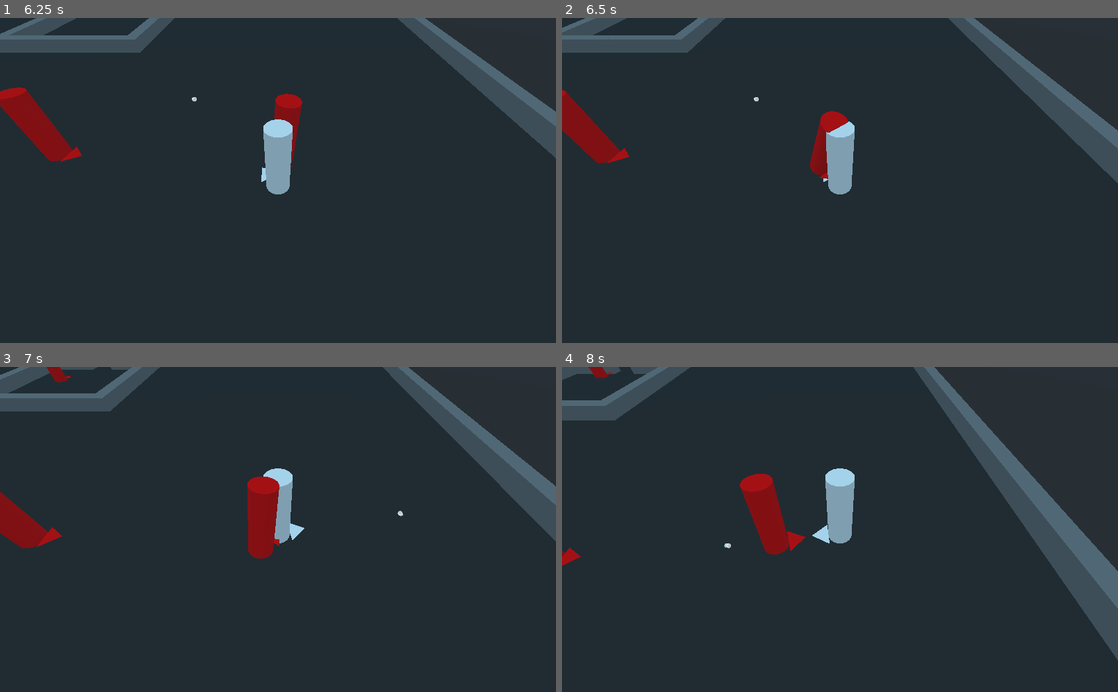
Above: before the commit, frames 1-4 (two rows, left to right).
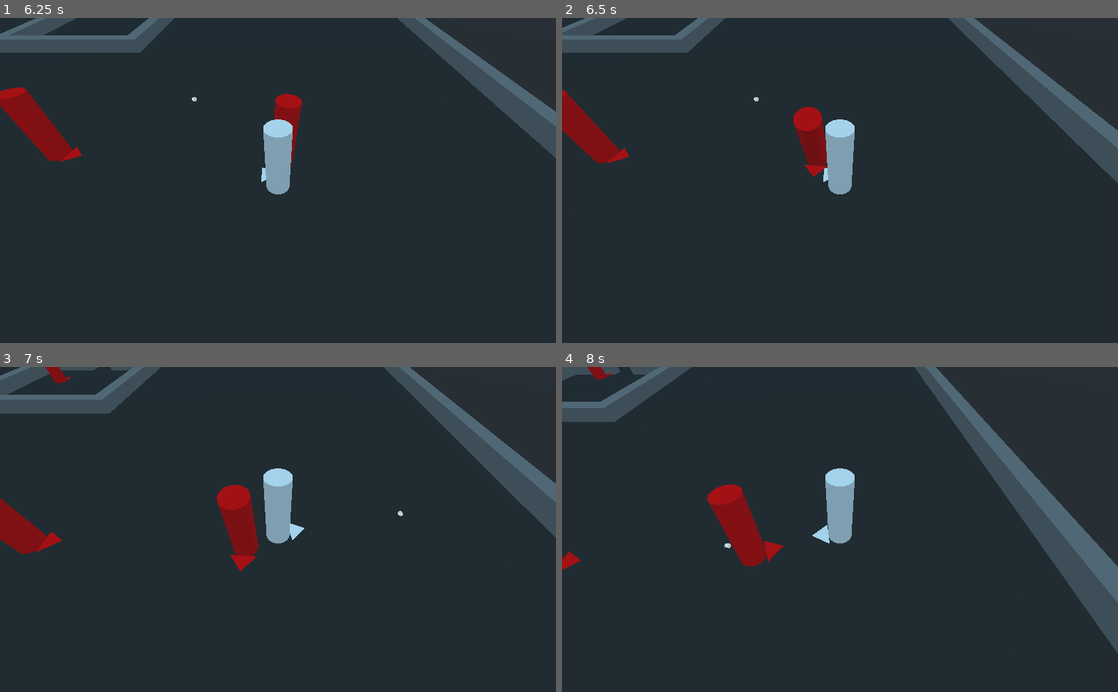
Above: after the commit, the same moments.

Repository: ciromdrs/BaseShooter
Game: Godot game, scene res://tests/Test1.tscn
The game is run twice, just before and just after one commit, with the same random seed, the same clock (stepped at 60 frames per second) and the same inputs.
Inputs (mouse positions are in pixels of both pictures, inside the frame that each line leads up to):
- Up to frame 1 (6.25 s): tap Enter (reset) at 0.5 s; move the mouse to (400, 164) at 0.52 s; hold D (move_right) 0.53-1.28 s; hold Mouse wheel up (cam_zoom_in) 0.53-1.28 s; move the mouse to (166, 196) at 1.27 s; hold Down (move_down) 1.28-2.03 s; tap Mouse wheel down (cam_zoom_out) every 1.5 s from 1.35 to 5.85 s; move the mouse to (333, 109) at 2.02 s; hold D (move_right) 2.03-2.78 s; hold Mouse wheel up (cam_zoom_in) 2.03-2.78 s; move the mouse to (250, 245) at 2.77 s; hold W (move_up) 2.78-3.53 s; move the mouse to (444, 229) at 3.52 s; hold Mouse wheel up (cam_zoom_in) 3.53-4.28 s; hold A (move_left) 3.53-5.03 s; move the mouse to (111, 131) at 4.27 s; move the mouse to (305, 180) at 5.02 s; hold Down (move_down) 5.03-5.78 s; hold Mouse wheel up (cam_zoom_in) 5.03-5.78 s; move the mouse to (194, 99) at 5.77 s; hold D (move_right) from 5.78 s (still down)
- Up to frame 2 (6.5 s): keep holding D (move_right)
- Up to frame 3 (7 s): move the mouse to (400, 513) at 6.52 s; release D (move_right) at 6.53 s; hold W (move_up) from 6.53 s (still down); hold Mouse wheel up (cam_zoom_in) from 6.53 s (still down)
- Up to frame 4 (8 s): move the mouse to (728, 545) at 7.27 s; release W (move_up) at 7.28 s; release Mouse wheel up (cam_zoom_in) at 7.28 s; hold D (move_right) from 7.28 s (still down); tap Mouse wheel down (cam_zoom_out) at 7.35 s

Frame 1 is identical in both runs. In frame 2, 0.9% of the frame differs, in the area x 41-52%, y 27-50%; in frame 3, 3.4%; in frame 4, 4.3%, in the area x 0-100%, y 0-91%.

Commit message:
Make Enemy attack finish along with animation

Diff:
--- a/scenes/Enemy.gd
+++ b/scenes/Enemy.gd
@@ -16,14 +16,16 @@
 
 
 func _process(delta):
+	var animplayer = $Model/AnimationPlayer
+	if state == STATES.attacking:
+		animplayer.current_animation = "Attack"
+		if almost_finished_animation():
+			state = STATES.idle
+		return
 	if state == STATES.idle:
-		$Model/AnimationPlayer.current_animation = "Idle"
+		animplayer.current_animation = "Idle"
 	elif state == STATES.walking:
-		$Model/AnimationPlayer.current_animation = "Walk"
-	elif state == STATES.attacking:
-		$Model/AnimationPlayer.current_animation = "Attack"
-		if !$Model/AnimationPlayer.is_playing():
-			state = STATES.idle
+		animplayer.current_animation = "Walk"
 
 	if chased != null:
 		if $ChaseRefreshTimer.is_stopped() or path_index == path_to_chased.size()-1:
@@ -45,14 +47,10 @@
 
 
 func _physics_process(delta):
-	if $Attack.is_colliding():
-		if $Attack.get_collider() == chased:
-			state = STATES.attacking
-	else:
-		if path_to_chased != null:
-			state = STATES.walking
-		else:
-			state = STATES.idle
+	if state != STATES.attacking:
+		if $Attack.is_colliding():
+			if $Attack.get_collider() == chased:
+				state = STATES.attacking
 
 
 func chase(to_chase):
@@ -64,3 +62,9 @@
 	if (v2-v1).length() < precision:
 		return true
 	return false
+
+
+func almost_finished_animation():
+	var current = $Model/AnimationPlayer.current_animation_position
+	var total = $Model/AnimationPlayer.current_animation_length
+	return current / total >= .99 # use a constant value almost equal to 1
